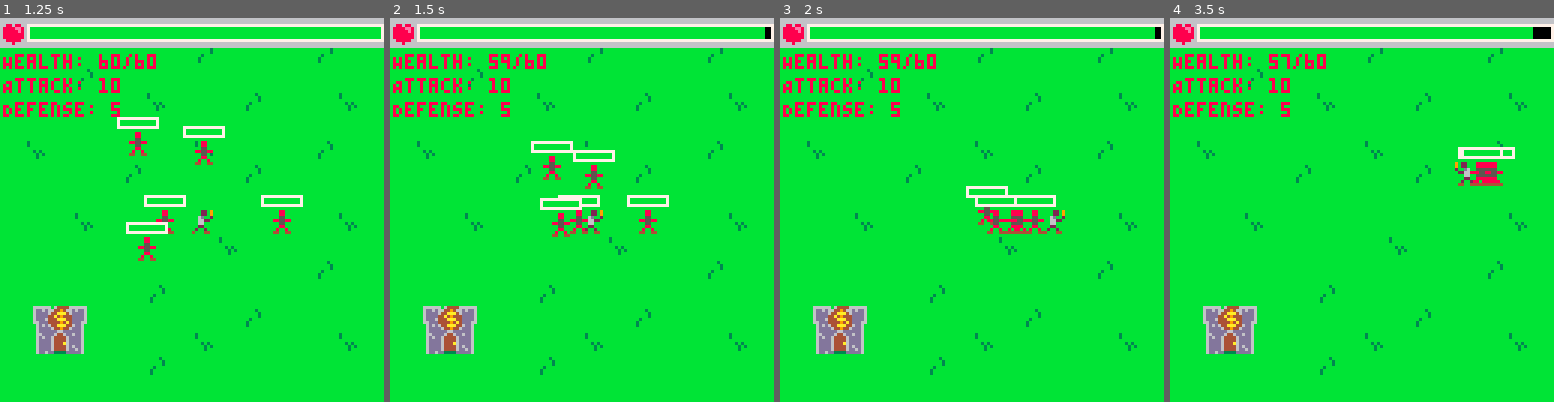
Above: before the commit, frames 1-4 (left to right).
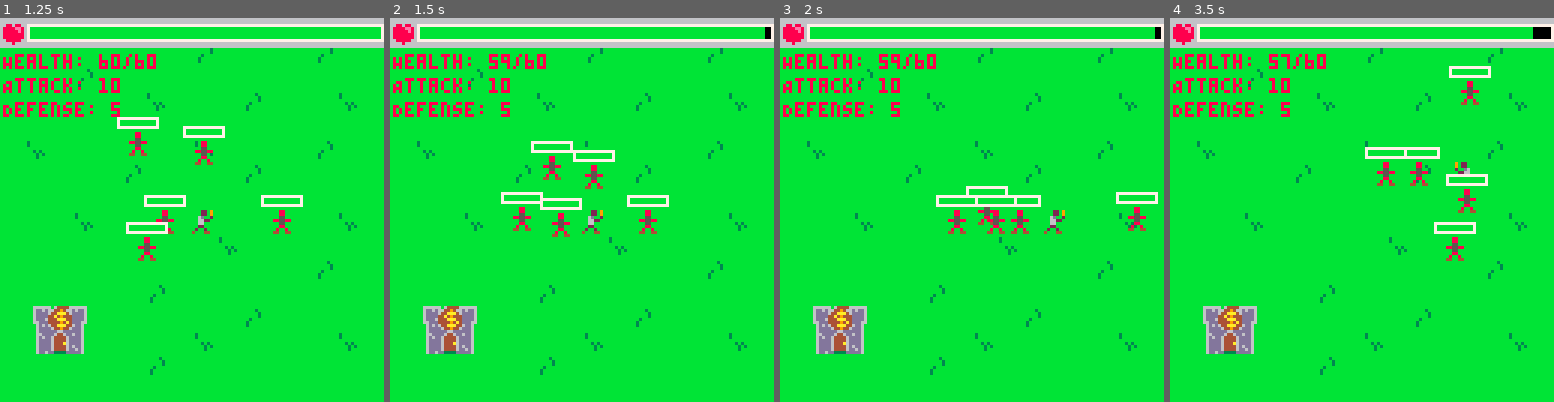
Above: after the commit, the same moments.

Repository: PancakedRivet/last-minute-hero
Game: PICO-8 cartridge last-minute-hero.p8
The game is run twice, just before and just after one commit, with the same random seed, the same clock (stepped at 60 frames per second) and the same inputs.
Inputs:
- Up to frame 1 (1.25 s): tap X (X key) at 0.33, 1.07 s
- Up to frame 2 (1.5 s): no input
- Up to frame 3 (2 s): hold Right from 1.6 s (still down); tap X (X key) at 1.85 s
- Up to frame 4 (3.5 s): release Right at 2.1 s; hold Up 2.15-2.42 s; hold Right 2.47-3.03 s; tap X (X key) at 2.97 s; hold Left from 3.08 s (still down)

Frame 1 is identical in both runs. In frame 2, 0.6% of the frame differs, in the area x 28-55%, y 45-57%; in frame 3, 0.9%; in frame 4, 2.3%, in the area x 50-90%, y 12-64%.

Commit message:
Added basic attack

Diff:
--- a/main.lua
+++ b/main.lua
@@ -25,6 +25,7 @@
     end
     update_position(player)
     update_enemies()
+    update_attack(player)
  end
 end
 
--- a/scripts/player.lua
+++ b/scripts/player.lua
@@ -9,6 +9,7 @@
         health=60,
         max_health=60,
         attack=10,
+        attack_tick=0,
         defense=5
     }
     return player
@@ -47,6 +48,24 @@
  end
 end
 
+function update_attack(_player)
+    if btnp(❎) then
+        _player.attack_tick = 15 -- Attack duration in ticks
+    end
+    if _player.attack_tick > 0 then
+        _player.attack_tick -= 1
+        -- Check for enemy collisions
+        for enemy in all(enemies) do
+            if abs(_player.x - enemy.x) < 8 and abs(_player.y - enemy.y) < 8 then
+                enemy.health -= _player.attack
+                if enemy.health <= 0 then
+                    del(enemies, enemy)
+                end
+            end
+        end
+    end
+end
+
 function draw_player(_player)
  spr(_player.sp, _player.x, _player.y, 1, 1, _player.sp_flipx, _player.sp_flipy)
 end
